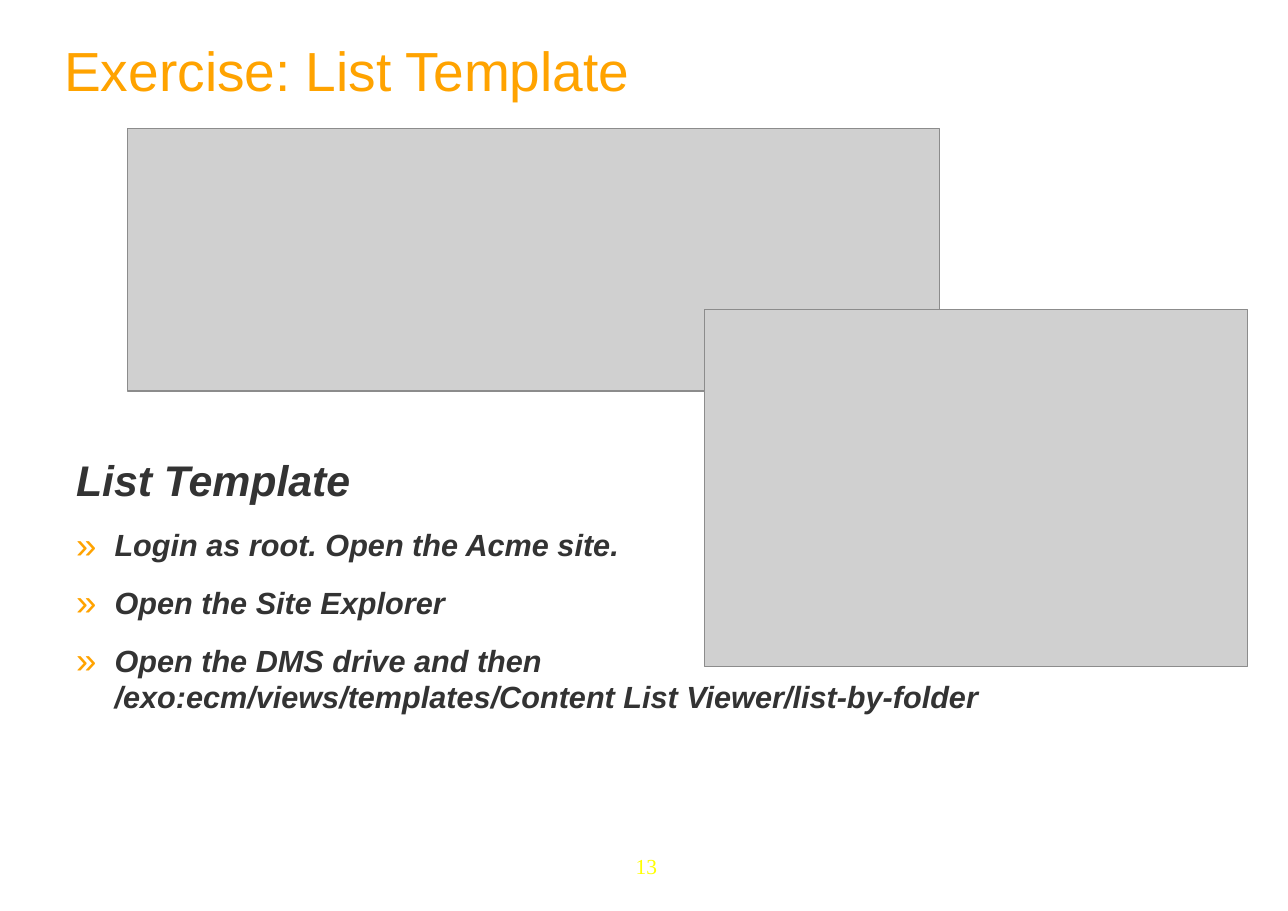
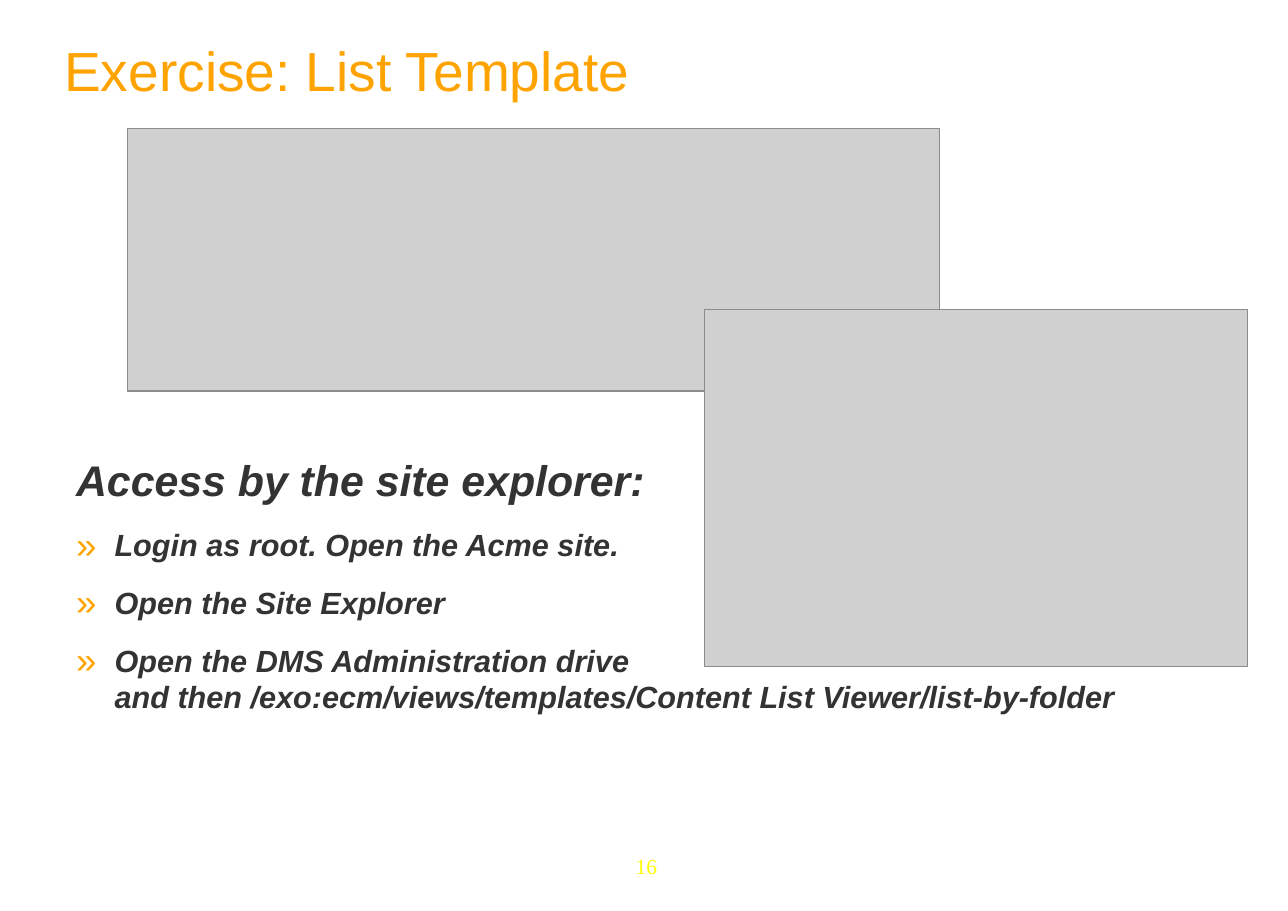
Before and after one commit to anhvurz90/training, a slide deck: slide 16 of slides/exo-fundamentals/en/070-WCM-Lab-XFund-en.ppt (slide 13 before the commit). Drawn at 1288x911 pixels with LibreOffice and Linux fonts; fonts in the diff are those of the drawing; grey boxes stand for pictures; background and template pictures are left out. Boxes give left, top, right and bottom in pixels: in the first picture for what was removed or moved away, otherwise in the second. Text is boxed around its words. In the diff, an @@ line names an element or a change of style, - is before the commit and + after.

```diff
--- a/slides/exo-fundamentals/en/070-WCM-Lab-XFund-en.ppt
+++ b/slides/exo-fundamentals/en/070-WCM-Lab-XFund-en.ppt
@@ text at box(76, 465, 644, 504): text changed @@
-List Template
+Access by the site explorer:
@@ text at box(115, 650, 1114, 714): text changed @@
-» Open the DMS drive and then
-  /exo:ecm/views/templates/Content List Viewer/list-by-folder
+» Open the DMS Administration drive
+  and then /exo:ecm/views/templates/Content List Viewer/list-by-folder
@@ page number at box(636, 859, 657, 875): text changed @@
-13
+16
```
Also in this commit, not shown: 8 other slides changed, 4 slides added, 1 slide removed, 1 other file.
